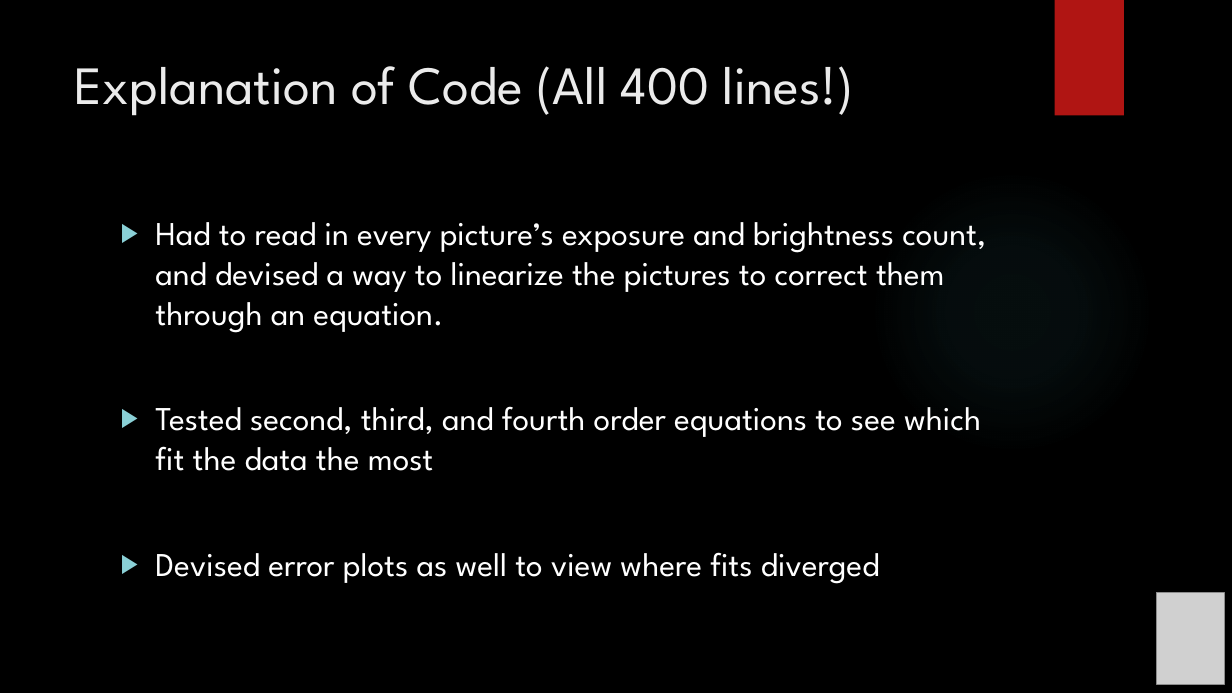
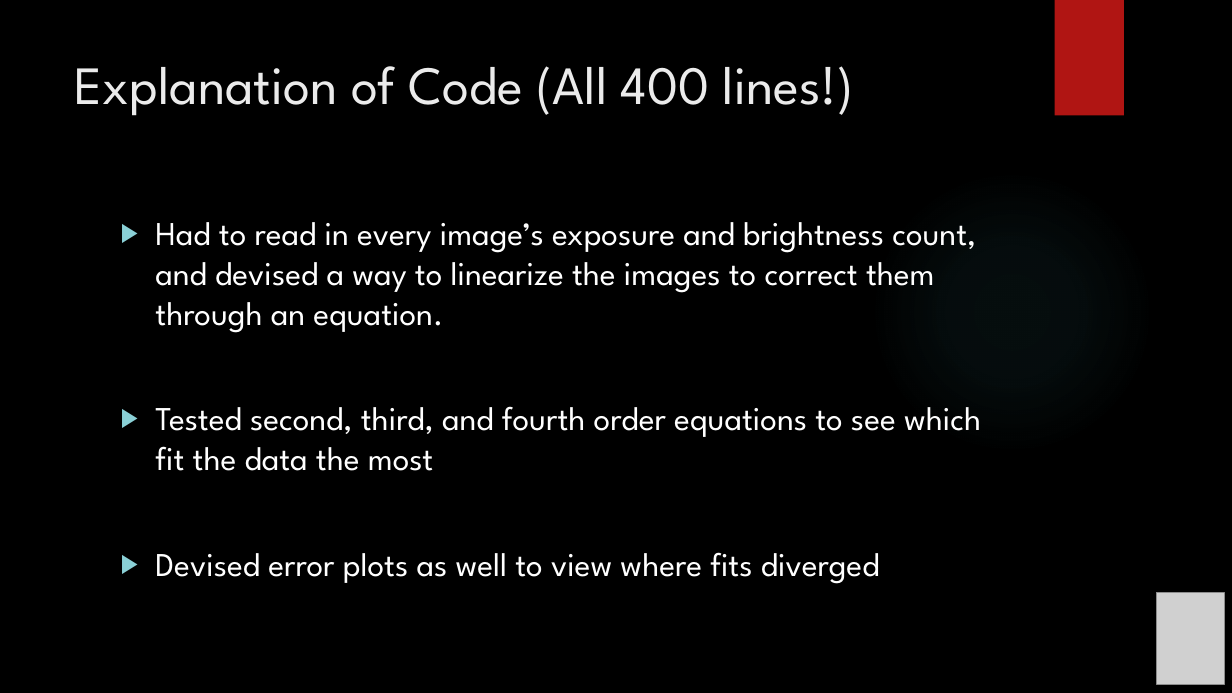
Before and after one commit to exoworlds/clio2016-2017, a slide deck: slide 6 of notes/symposium_presentation.pptx. Drawn at 1232x693 pixels with LibreOffice and Linux fonts; fonts in the diff are those of the drawing; grey boxes stand for pictures; background and template pictures are left out. Boxes give left, top, right and bottom in pixels: in the first picture for what was removed or moved away, otherwise in the second. Text is boxed around its words. In the diff, an @@ line names an element or a change of style, - is before the commit and + after.

```diff
--- a/notes/symposium_presentation.pptx
+++ b/notes/symposium_presentation.pptx
@@ text at <box>155,222,976,333</box>: text changed @@
-▶ Had to read in every picture’s exposure and brightness count, and devised a way to linearize the pictures to correct them through an equation.
+▶ Had to read in every image’s exposure and brightness count, and devised a way to linearize the images to correct them through an equation.
```
Also in this commit, not shown: 5 other slides changed, 1 other file.
